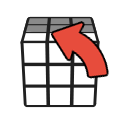
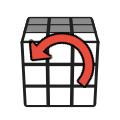
Layer changes from the first 120px x 120px image to the second:
renamed "Pasted Layer" to "Layer", painted on it over [28, 21, 110, 88]
